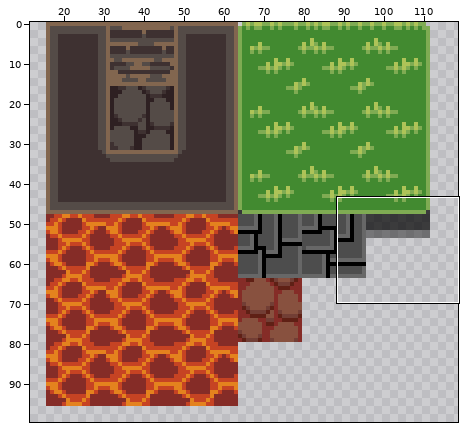
Two states of a sprite sheet, BAWOOTY/sprites/spr_tileset/layers/36869dbf-ae9d-4b36-9a9a-08e0ab74d417/1269f670-6c49-48e1-8ce2-cc28ad394ae7.png. Above: a wide view before the commit, with the close-up outlined.
Close-up. Old version:
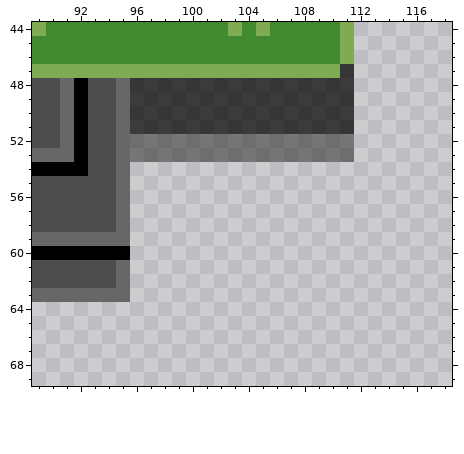
The file is 128x128 pixels. Shown: x 89..118, y 44..69. The wide view leaves out empty margins.
The same view after the edit:
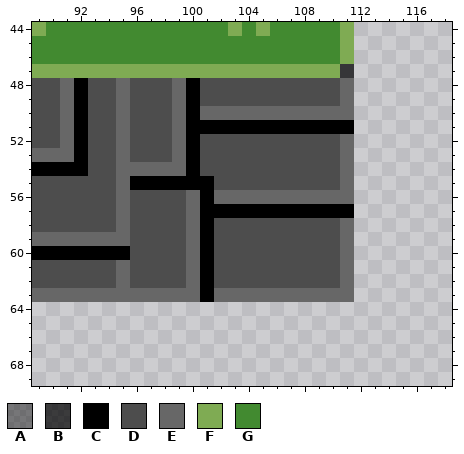
Palette (. is transparent): A #0000006c  B #000000b6  C #000000  D #4d4d4d  E #676767  F #7fab53  G #428a30
Change:
Changed rows in their new state; - is an unchanged pixel.
first column x 96:
48 DDDECDDDDDDDDDDE
49 DDDECDDDDDDDDDDE
50 DDDECEEEEEEEEEEE
51 DDDECCCCCCCCCCCC
52 DDDECDDDDDDDDDDE
53 DDDECDDDDDDDDDDE
54 EEEECDDDDDDDDDDE
55 CCCCCCDDDDDDDDDE
56 DDDDECEEEEEEEEEE
57 DDDDECCCCCCCCCCC
58 DDDDECDDDDDDDDDE
59 DDDDECDDDDDDDDDE
60 DDDDECDDDDDDDDDE
61 DDDDECDDDDDDDDDE
62 DDDDECDDDDDDDDDE
63 EEEEECEEEEEEEEEE
Boxes around the changes in both close-ups, in picture pixels (x1, y1, x2, y2):
changed: (130, 78, 354, 302)
